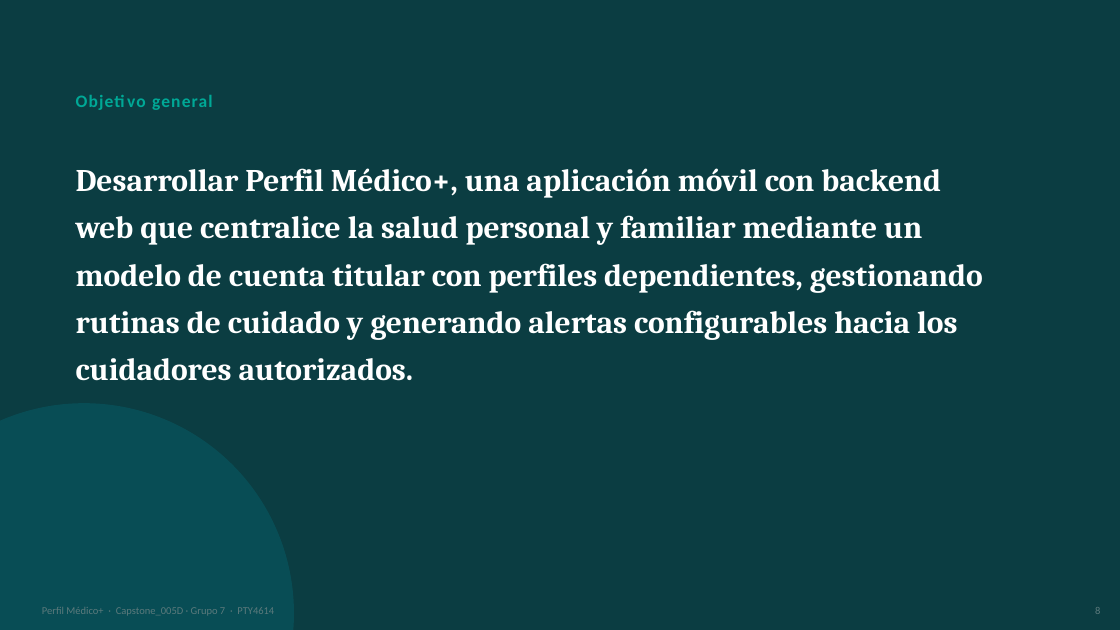
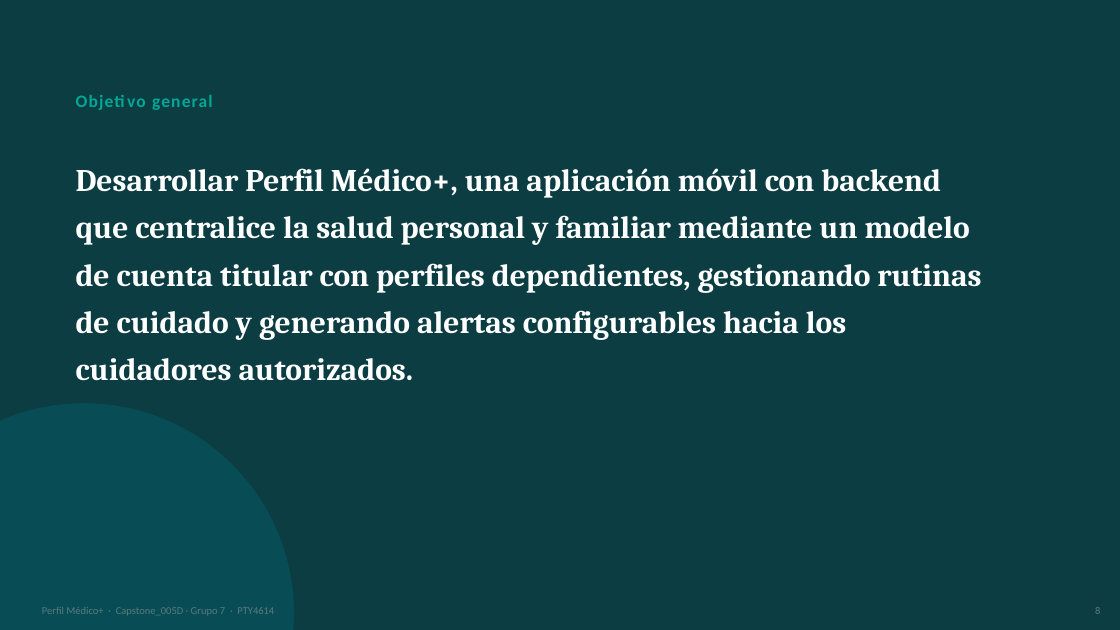
Before and after one commit to Bvnjvmin/Perfil-Medico-, a slide deck: slide 8 of Fase 1/Evidencias Grupales/PerfilMedico_ExposicionFase1.pptx. Drawn at 1120x630 pixels with LibreOffice and Linux fonts; fonts in the diff are those of the drawing. Boxes give left, top, right and bottom in pixels: in the first picture for what was removed or moved away, otherwise in the second. Text is boxed around its words. In the diff, an @@ line names an element or a change of style, - is before the commit and + after.

```diff
--- a/Fase 1/Evidencias Grupales/PerfilMedico_ExposicionFase1.pptx
+++ b/Fase 1/Evidencias Grupales/PerfilMedico_ExposicionFase1.pptx
@@ text at [76,168,981,381]: text changed @@
-Desarrollar Perfil Médico+, una aplicación móvil con backend web que centralice la salud personal y familiar mediante un modelo de cuenta titular con perfiles dependientes, gestionando rutinas de cuidado y generando alertas configurables hacia los cuidadores autorizados.
+Desarrollar Perfil Médico+, una aplicación móvil con backend que centralice la salud personal y familiar mediante un modelo de cuenta titular con perfiles dependientes, gestionando rutinas de cuidado y generando alertas configurables hacia los cuidadores autorizados.
```
Also in this commit, not shown: 2 other slides changed, 3 other files.
